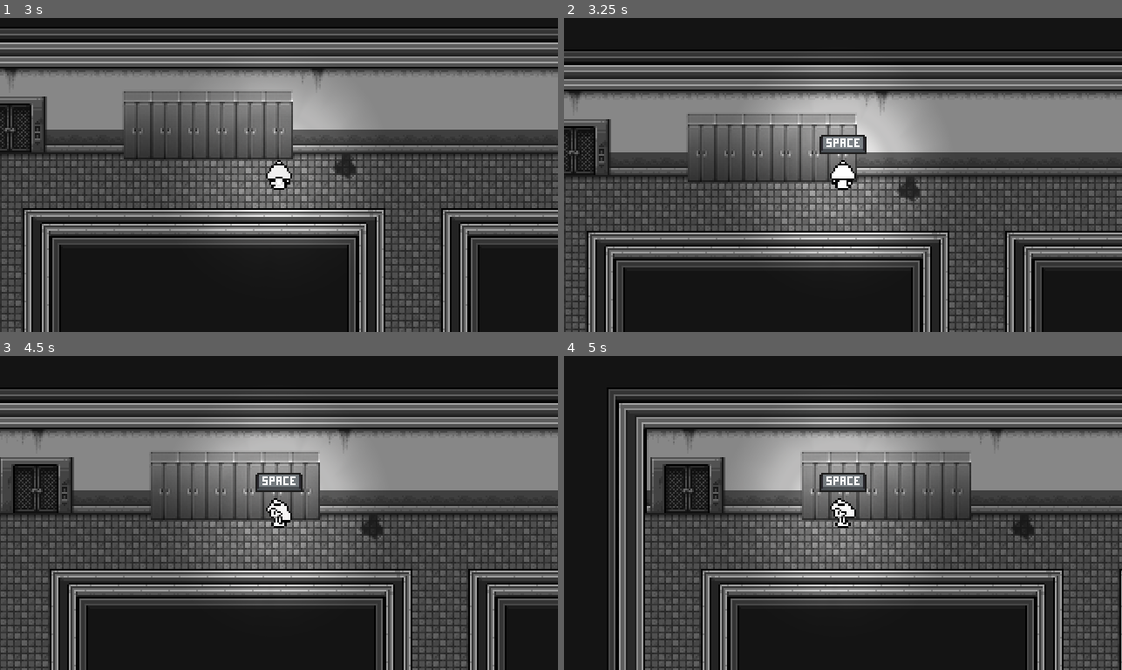
Above: before the commit, frames 1-4 (two rows, left to right).
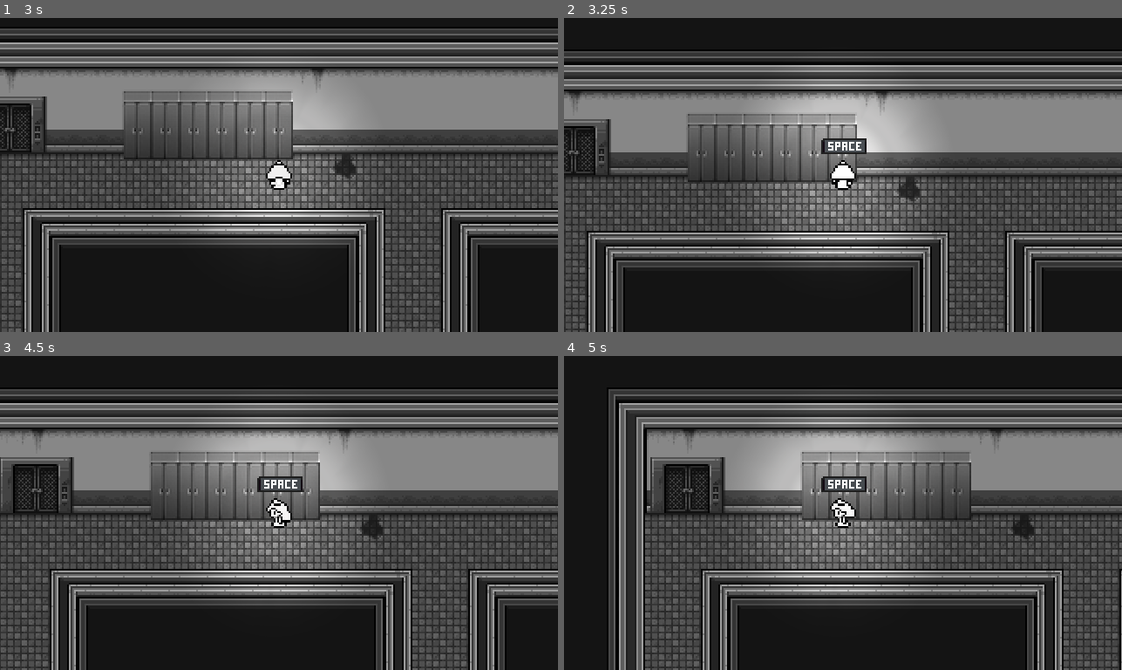
Above: after the commit, the same moments.

Repository: Gr1moire/Hide-and-Sick
Game: Godot game, scene res://scenes/Level3/Level3.tscn
Same seed, same stepped clock (60 frames per second), same inputs: the game is played once before the commit and once after it. The project has no main scene, so this scene is started directly.
Inputs (mouse positions are in pixels of both pictures, inside the frame that each line leads up to):
- Up to frame 1 (3 s): tap Enter at 0.5 s; move the mouse to (401, 159) at 0.52 s; hold Right (ui_right) 0.53-1.28 s; tap Space (hide) at 0.6, 1.35, 2, 2.1, 2.85 s; move the mouse to (167, 190) at 1.27 s; hold Down (ui_down) 1.28-2.03 s; move the mouse to (334, 105) at 2.02 s; hold Right (ui_right) 2.03-2.78 s; move the mouse to (251, 237) at 2.77 s; hold Up (ui_up) from 2.78 s (still down)
- Up to frame 2 (3.25 s): keep holding Up (ui_up)
- Up to frame 3 (4.5 s): move the mouse to (446, 560) at 3.52 s; release Up (ui_up) at 3.53 s; hold Left (ui_left) from 3.53 s (still down); tap Space (hide) at 3.6, 4.35 s; tap Enter at 4.25 s; move the mouse to (111, 465) at 4.27 s
- Up to frame 4 (5 s): keep holding Left (ui_left)

Frame 1 is identical in both runs. In frame 2, 0.4% of the frame differs, in the area x 45-55%, y 37-44%; in frame 3, 0.4%; in frame 4, 0.4%.

Commit message:
Added portals with input

Diff:
--- /dev/null
+++ b/globals/PlayerVariable.gd
@@ -0,0 +1,3 @@
+extends Node
+
+var canInteract = false
--- a/player/Player.gd
+++ b/player/Player.gd
@@ -19,6 +19,7 @@
 var state = MOVE
 var isHided = false
 var canHide = false
+var canInteract = false
 
 
 func _ready():
@@ -74,7 +75,10 @@
 		print(body)
 		get_child(4).visible = false
 
+func _on_Portal_body_entered(body):
+	PlayerVariable.canInteract = true
+	get_child(4).visible = true
 
-
-func _on_LevelEnd_body_entered(body):
-	pass # Replace with function body.
+func _on_Portal_body_exited(body):
+	PlayerVariable.canInteract = false
+	get_child(4).visible = false
--- a/player/Player.tscn
+++ b/player/Player.tscn
@@ -261,6 +261,7 @@
 visible = false
 position = Vector2( 0, -17.3625 )
 frames = SubResource( 26 )
+frame = 1
 playing = true
 
 [node name="LockerSound" type="AudioStreamPlayer" parent="."]
--- a/project.godot
+++ b/project.godot
@@ -12,6 +12,10 @@
 
 config/name="Hide and sick"
 config/icon="res://icon.png"
+
+[autoload]
+
+PlayerVariable="*res://globals/PlayerVariable.gd"
 
 [display]
 
--- a/scenes/Level3/Level3.tscn
+++ b/scenes/Level3/Level3.tscn
@@ -7,6 +7,9 @@
 [ext_resource path="res://player/Player.tscn" type="PackedScene" id=5]
 [ext_resource path="res://scenes/Level3/Walls.tres" type="TileSet" id=6]
 [ext_resource path="res://scenes/Level3/Roof.tres" type="TileSet" id=7]
+[ext_resource path="res://scenes/common/Portal.tscn" type="PackedScene" id=8]
+
+[sub_resource type="AnimationNodeStateMachinePlayback" id=1]
 
 [node name="Level3" type="Node2D"]
 
@@ -43,6 +46,9 @@
 collision_layer = 528
 collision_mask = 533
 
+[node name="AnimationTree" parent="Entities/Player" index="3"]
+parameters/playback = SubResource( 1 )
+
 [node name="RemoteTransform2D" type="RemoteTransform2D" parent="Entities/Player"]
 remote_path = NodePath("../../../Camera2D")
 
@@ -70,6 +76,10 @@
 collision_layer = 512
 collision_mask = 512
 
+[node name="Portal" parent="." instance=ExtResource( 8 )]
+position = Vector2( 297.227, 370.897 )
+next_scene_path = "res://scenes/Level4/Level4.tscn"
+
 [connection signal="body_entered" from="Entities/YSort/HidingSpotLockerFront/LockerFrontSprite/HidingSpot" to="Entities/Player" method="_on_HidingSpot_body_entered"]
 [connection signal="body_exited" from="Entities/YSort/HidingSpotLockerFront/LockerFrontSprite/HidingSpot" to="Entities/Player" method="_on_HidingSpot_body_exited"]
 [connection signal="body_entered" from="Entities/YSort2/HidingSpotLockerFront/LockerFrontSprite/HidingSpot" to="Entities/Player" method="_on_HidingSpot_body_entered"]
@@ -78,7 +88,10 @@
 [connection signal="body_exited" from="Entities/HidingSpotLockerSide/LockerSideSprite/HidingSpot" to="Entities/Player" method="_on_HidingSpot_body_exited"]
 [connection signal="body_entered" from="Entities/HidingSpotLockerSide2/LockerSideSprite/HidingSpot" to="Entities/Player" method="_on_HidingSpot_body_entered"]
 [connection signal="body_exited" from="Entities/HidingSpotLockerSide2/LockerSideSprite/HidingSpot" to="Entities/Player" method="_on_HidingSpot_body_exited"]
+[connection signal="body_entered" from="Portal" to="Entities/Player" method="_on_Portal_body_entered"]
+[connection signal="body_exited" from="Portal" to="Entities/Player" method="_on_Portal_body_exited"]
 
+[editable path="Entities/Player"]
 [editable path="Entities/YSort"]
 [editable path="Entities/YSort2"]
 [editable path="Entities/HidingSpotLockerSide"]
--- a/scenes/Level3/Walls.tres
+++ b/scenes/Level3/Walls.tres
@@ -117,20 +117,8 @@
 [sub_resource type="ConvexPolygonShape2D" id=38]
 points = PoolVector2Array( 0, 0, 16, 0, 16, 16, 0, 16 )
 
-[sub_resource type="NavigationPolygon" id=39]
-vertices = PoolVector2Array( 0, 0, 16, 0, 16, 16, 0, 16 )
-polygons = [ PoolIntArray( 0, 1, 2, 3 ) ]
-
-[sub_resource type="NavigationPolygon" id=40]
-vertices = PoolVector2Array( 0, 0, 16, 0, 16, 16, 0, 16 )
-polygons = [ PoolIntArray( 0, 1, 2, 3 ) ]
-
-[sub_resource type="NavigationPolygon" id=41]
-vertices = PoolVector2Array( 0, 0, 16, 0, 16, 16, 0, 16 )
-polygons = [ PoolIntArray( 0, 1, 2, 3 ) ]
-
 [sub_resource type="ConvexPolygonShape2D" id=42]
-points = PoolVector2Array( 0, -16, 16, -16, 16, -16, 0, -16 )
+points = PoolVector2Array( 0, 0, 16, 0, 16, 16, 0, 16 )
 
 [sub_resource type="ConvexPolygonShape2D" id=43]
 points = PoolVector2Array( 0, 0, 16, 0, 16, 16, 0, 16 )
@@ -1626,7 +1614,6 @@
 10/tile_mode = 0
 10/occluder_offset = Vector2( 0, 0 )
 10/navigation_offset = Vector2( 0, 0 )
-10/navigation = SubResource( 39 )
 10/shape_offset = Vector2( 0, 0 )
 10/shape_transform = Transform2D( 1, 0, 0, 1, 0, 0 )
 10/shape_one_way = false
@@ -1655,7 +1642,6 @@
 12/tile_mode = 0
 12/occluder_offset = Vector2( 0, 0 )
 12/navigation_offset = Vector2( 0, 0 )
-12/navigation = SubResource( 40 )
 12/shape_offset = Vector2( 0, 0 )
 12/shape_transform = Transform2D( 1, 0, 0, 1, 0, 0 )
 12/shape_one_way = false
@@ -1670,7 +1656,6 @@
 13/tile_mode = 0
 13/occluder_offset = Vector2( 0, 0 )
 13/navigation_offset = Vector2( 0, 0 )
-13/navigation = SubResource( 41 )
 13/shape_offset = Vector2( 0, 0 )
 13/shape_transform = Transform2D( 1, 0, 0, 1, 0, 0 )
 13/shape_one_way = false
--- a/scenes/common/Portal.tscn
+++ b/scenes/common/Portal.tscn
@@ -3,7 +3,7 @@
 [ext_resource path="res://scenes/common/scripts/Portal.gd" type="Script" id=1]
 
 [sub_resource type="RectangleShape2D" id=1]
-extents = Vector2( 13.4447, 16.8068 )
+extents = Vector2( 26.247, 26.9662 )
 
 [node name="Portal" type="Area2D"]
 collision_layer = 4
--- a/scenes/common/scripts/Portal.gd
+++ b/scenes/common/scripts/Portal.gd
@@ -2,7 +2,7 @@
 
 extends Area2D
 
-export(String, FILE) var next_scene_path = ""
+export (String, FILE) var next_scene_path = ""
 
 func _get_configuration_warning() -> String:
 	if next_scene_path == "":
@@ -10,7 +10,6 @@
 	else:
 		return ""
 
-
-func _on_Portal_body_entered(body):
-	if body.is_in_group("Player"):
+func _input(event):
+	if Input.is_action_just_pressed("hide") && PlayerVariable.canInteract :
 		get_tree().change_scene(next_scene_path)
--- a/scenes/level2/Level2.tscn
+++ b/scenes/level2/Level2.tscn
@@ -14,6 +14,7 @@
 [node name="Map" type="Node2D" parent="."]
 
 [node name="DarkLight" parent="Map" instance=ExtResource( 4 )]
+visible = true
 
 [node name="Walls" type="TileMap" parent="Map"]
 tile_set = ExtResource( 1 )
@@ -63,10 +64,8 @@
 [node name="HidingSpotLockerSide2" parent="Entities" instance=ExtResource( 7 )]
 position = Vector2( 501.719, 358.031 )
 
-[node name="LevelEnd" type="Area2D" parent="."]
-
 [node name="Portal" parent="." instance=ExtResource( 8 )]
-position = Vector2( 38.956, 52.4408 )
+position = Vector2( 39.956, 52.4408 )
 next_scene_path = "res://scenes/Level3/Level3.tscn"
 
 [node name="CollisionShape2D" parent="Portal" index="0"]
@@ -80,6 +79,8 @@
 [connection signal="body_exited" from="Entities/HidingSpotLockerSide/LockerSideSprite/HidingSpot" to="Entities/Player" method="_on_HidingSpot_body_exited"]
 [connection signal="body_entered" from="Entities/HidingSpotLockerSide2/LockerSideSprite/HidingSpot" to="Entities/Player" method="_on_HidingSpot_body_entered"]
 [connection signal="body_exited" from="Entities/HidingSpotLockerSide2/LockerSideSprite/HidingSpot" to="Entities/Player" method="_on_HidingSpot_body_exited"]
+[connection signal="body_entered" from="Portal" to="Entities/Player" method="_on_Portal_body_entered"]
+[connection signal="body_exited" from="Portal" to="Entities/Player" method="_on_Portal_body_exited"]
 
 [editable path="Entities/LOCKER_FRONT"]
 [editable path="Entities/LOCKER_FRONT2"]
Not shown: 1 places in scenes/Level3/Level3.tscn that only renumber resources
Not shown: 1 places in scenes/Level3/Walls.tres that only renumber resources
